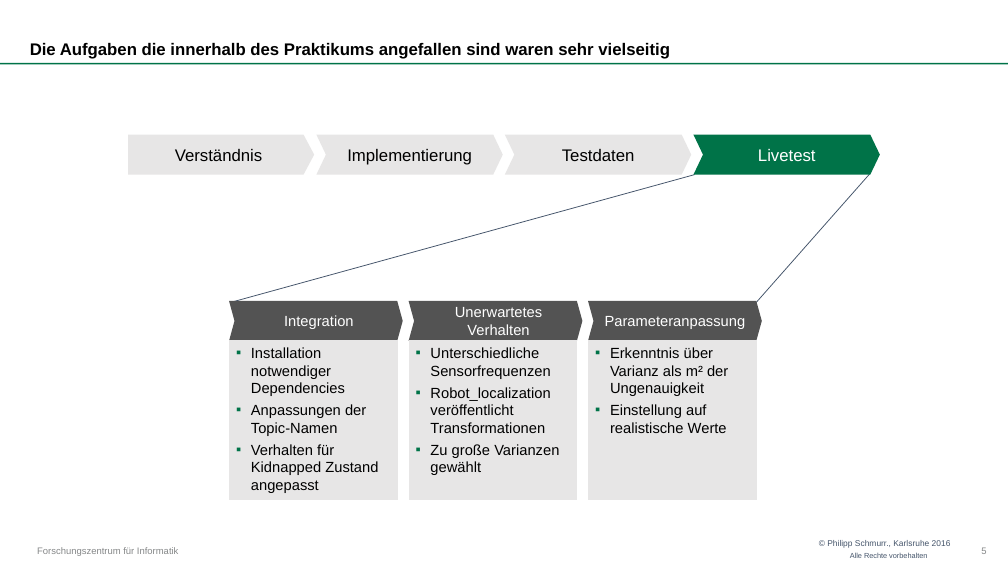
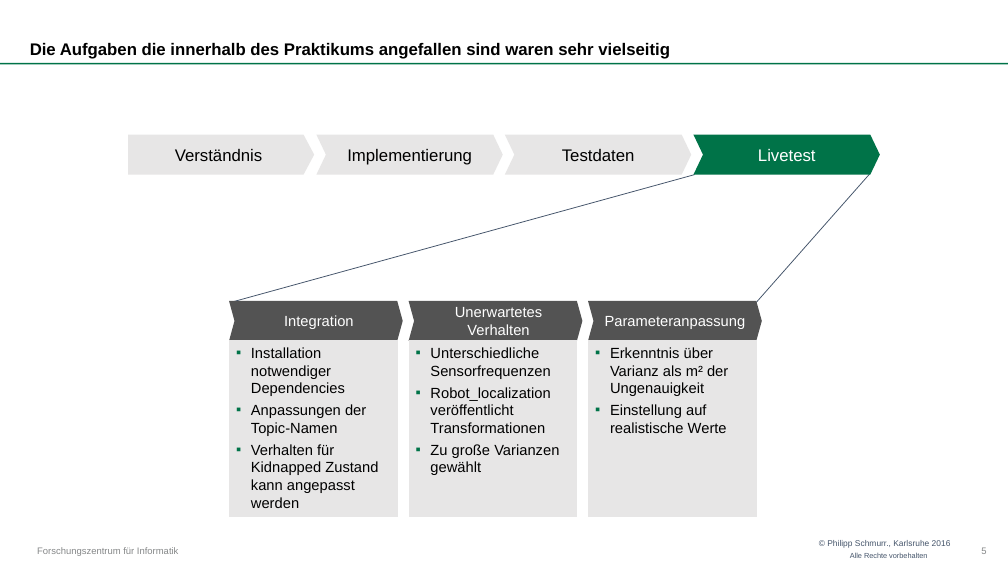
Before and after one commit to OtonoKakuei/robprak1516-documentation, a slide deck: slide 5 of robprak1516-presentation-kalman.pptx. Drawn at 1008x567 pixels with LibreOffice and Linux fonts; fonts in the diff are those of the drawing; background and template pictures are left out. Boxes give left, top, right and bottom in pixels: in the first picture for what was removed or moved away, otherwise in the second. Text is boxed around its words. In the diff, an @@ line names an element or a change of style, - is before the commit and + after.

```diff
--- a/robprak1516-presentation-kalman.pptx
+++ b/robprak1516-presentation-kalman.pptx
@@ rectangle "Installation notwendiger Dependencies": place and size @@
-rectangle "Installation notwendiger Dependencies" at (230, 341, 397, 499)
+rectangle "Installation notwendiger Dependencies" at (230, 341, 397, 516)
@@ rectangle "Unterschiedliche Sensorfrequenzen": place and size @@
-rectangle "Unterschiedliche Sensorfrequenzen" at (410, 341, 577, 499)
+rectangle "Unterschiedliche Sensorfrequenzen" at (410, 341, 577, 516)
@@ rectangle "Erkenntnis über Varianz als m² ...": place and size @@
-rectangle "Erkenntnis über Varianz als m² ..." at (589, 341, 756, 499)
+rectangle "Erkenntnis über Varianz als m² ..." at (589, 341, 756, 516)
@@ text in rectangle at (251, 444, 378, 508): text changed @@
-  ▪ Verhalten für Kidnapped Zustand angepasst
+  ▪ Verhalten für Kidnapped Zustand kann angepasst werden
```
Also in this commit, not shown: 1 other file.
